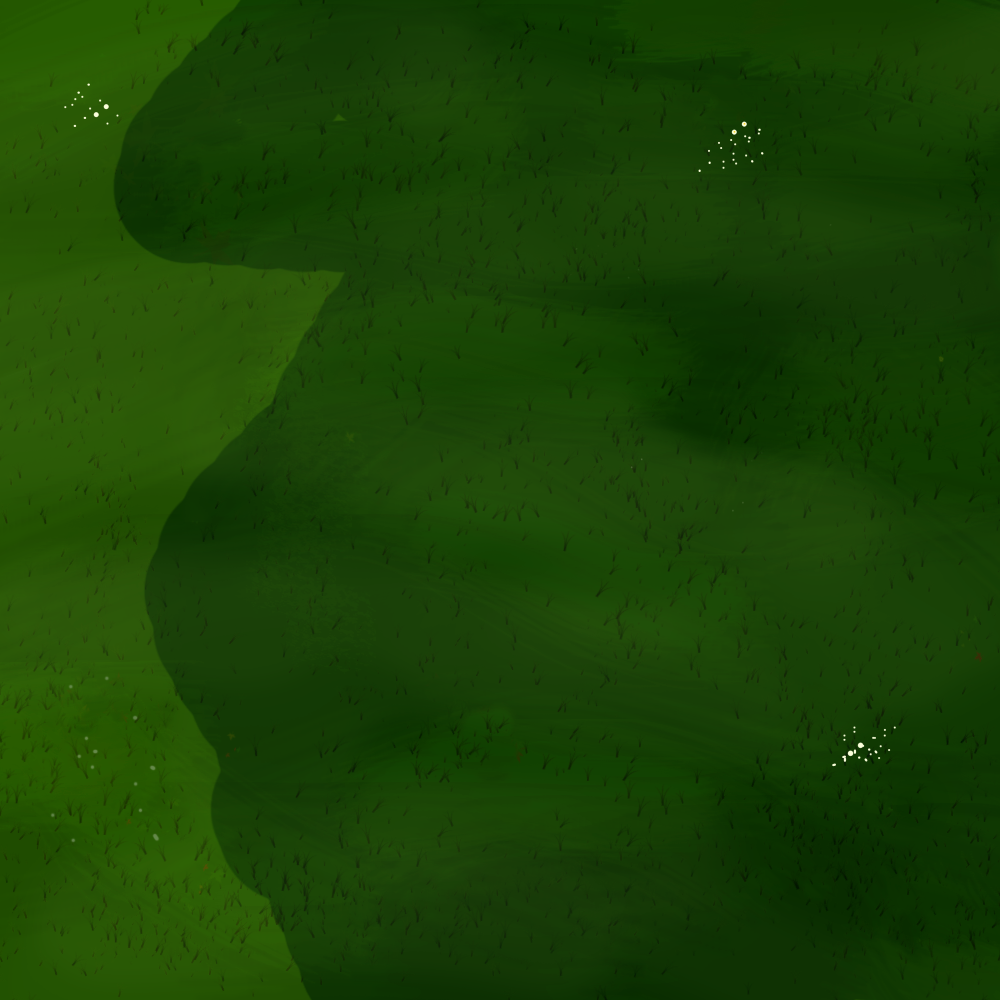
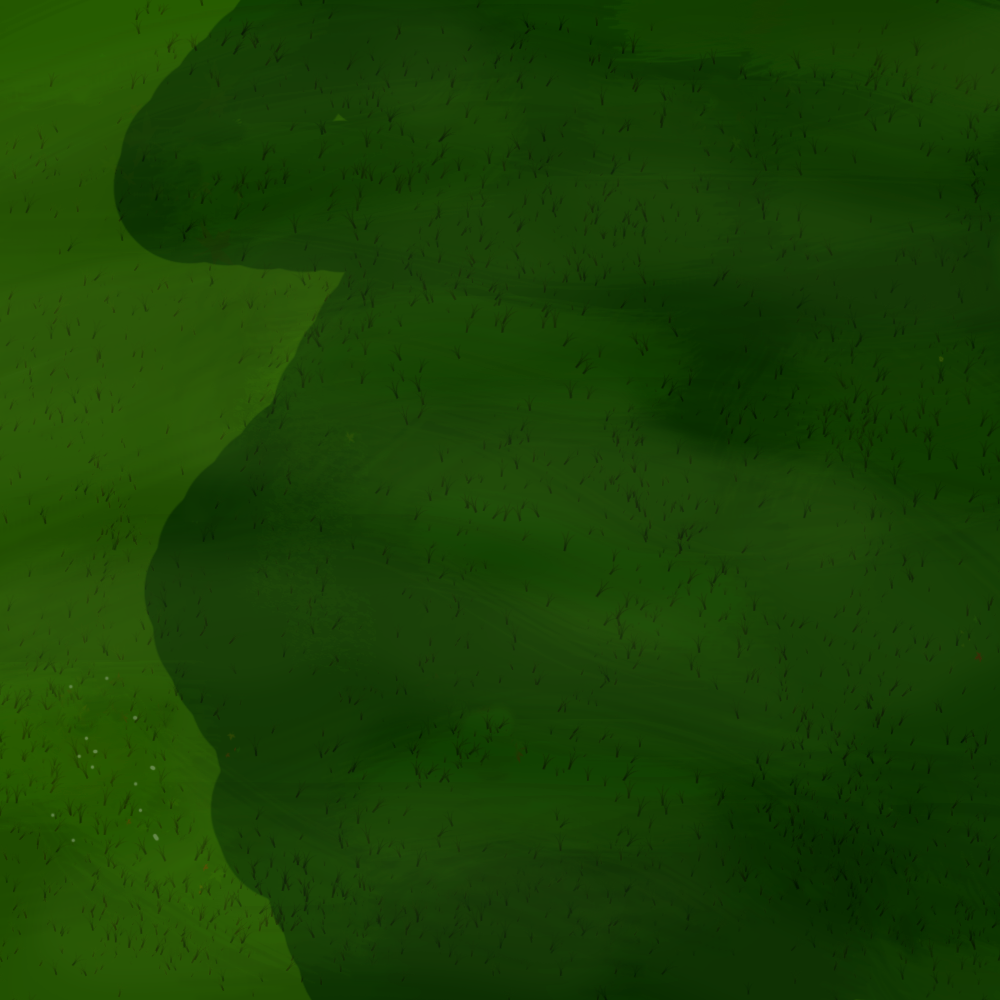
Before/after of a 1000 × 1000 layered artwork. What changed in the layer stack:
hid "Warstwa 2 kopia 2" over [64, 83, 896, 767]
